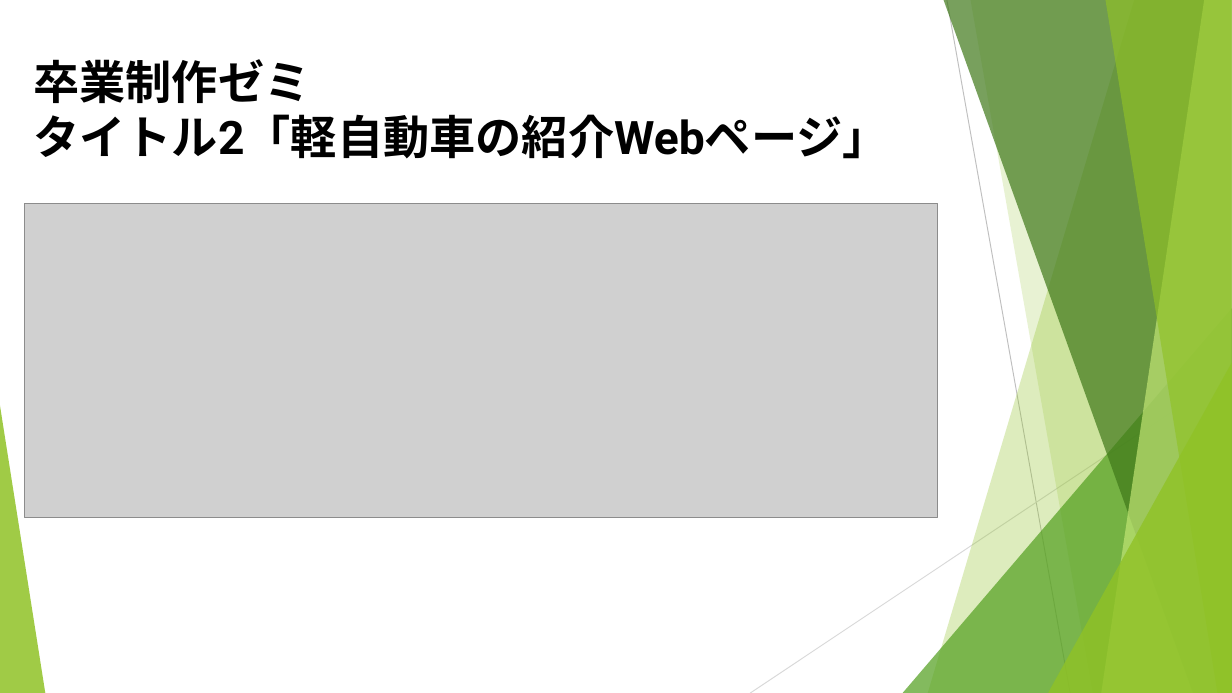
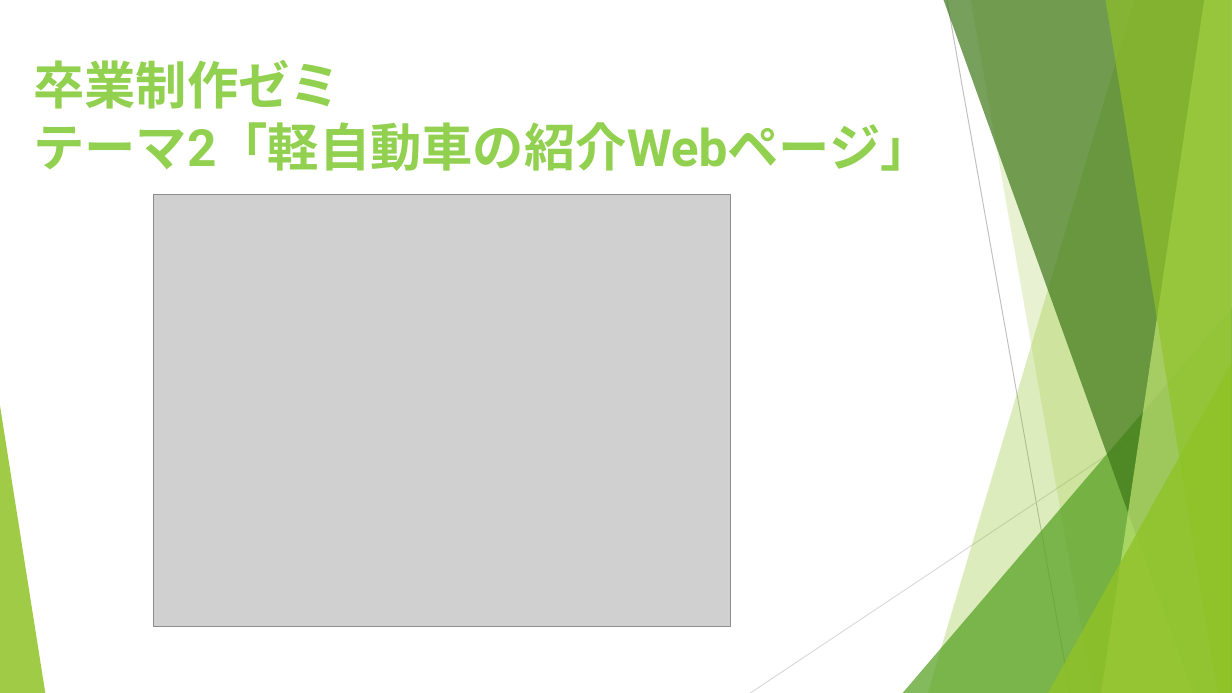
Before and after one commit to ckg25074/sato-zemi, a slide deck: slide 7 of 卒業制作ゼミ.pptm (slide 5 before the commit). Drawn at 1232x693 pixels with LibreOffice and Linux fonts; fonts in the diff are those of the drawing; grey boxes stand for pictures. Boxes give left, top, right and bottom in pixels: in the first picture for what was removed or moved away, otherwise in the second. Text is boxed around its words. In the diff, an @@ line names an element or a change of style, - is before the commit and + after.

```diff
--- a/卒業制作ゼミ.pptm
+++ b/卒業制作ゼミ.pptm
@@ title at box(33, 60, 931, 171): text changed; size 36 to 40 pt; text colour #000000 to #92D050 @@
-卒業制作ゼミ
-タイトル2「軽自動車の紹介Webページ」
+卒業制作ゼミ
+テーマ2「軽自動車の紹介Webページ」
@@ picture: place and size @@
-picture at box(24, 203, 938, 518)
+picture at box(154, 194, 731, 627)
```
Also in this commit, not shown: 1 other slide changed, 8 slides added, 5 slides removed, 3 other files.
